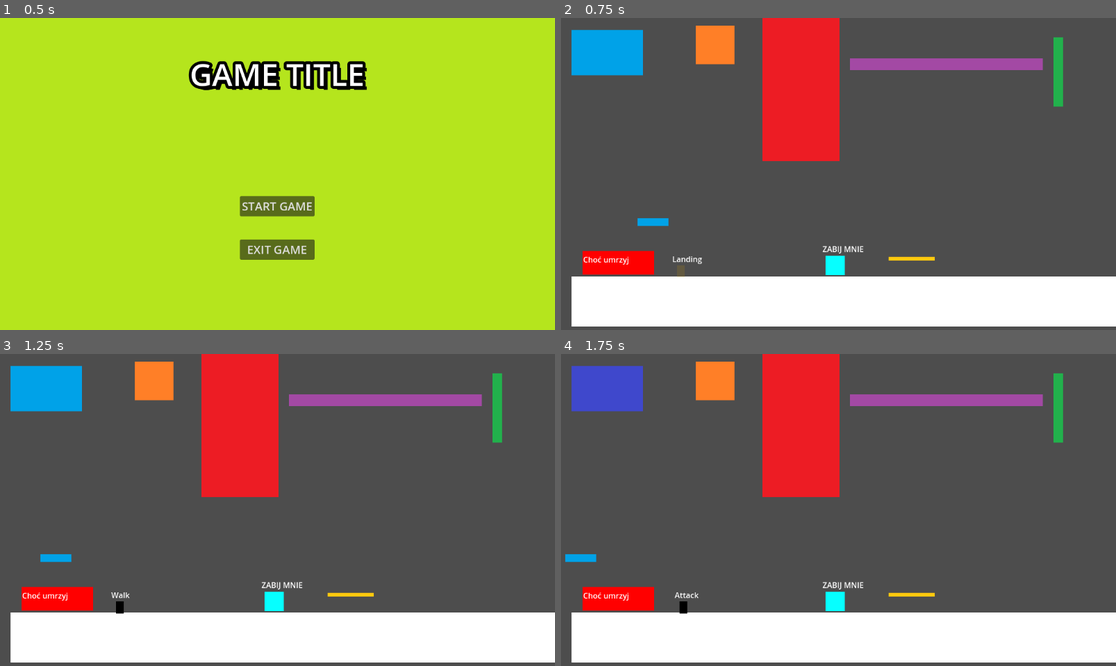
Above: before the commit, frames 1-4 (two rows, left to right).
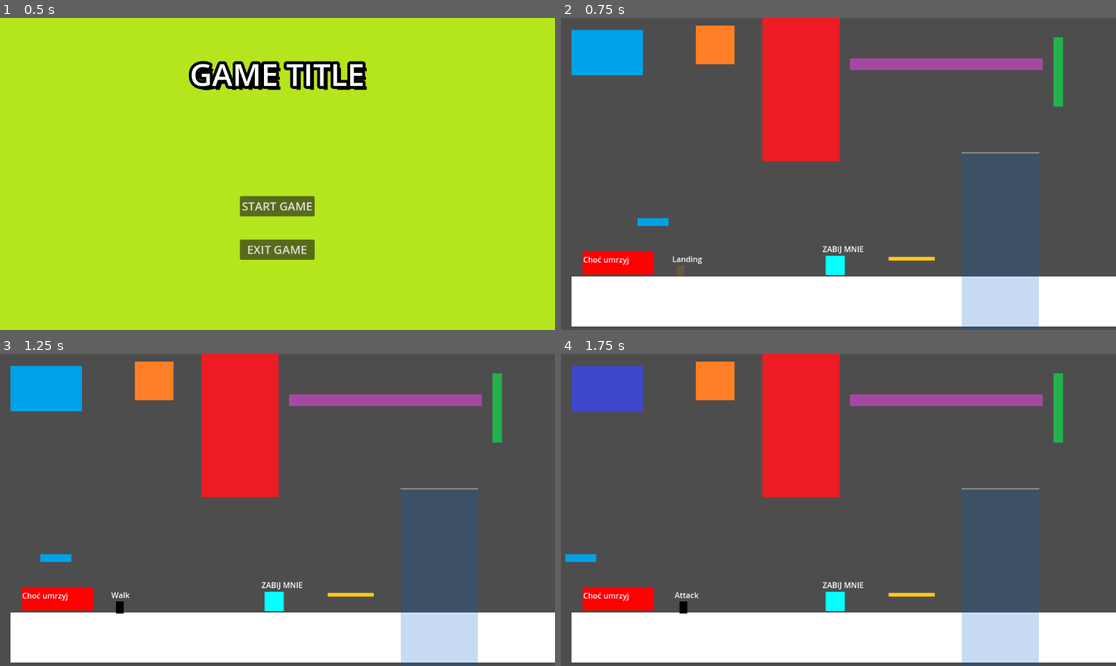
Above: after the commit, the same moments.

Repository: JohnnyArachnid/GameJam2024
Game: Godot game, scene res://nodes/main/main.tscn
Two runs of this game, one before a commit and one after it. Both use one fixed random seed, a clock stepped at 60 frames per second and the inputs below.
Inputs (mouse positions are in pixels of both pictures, inside the frame that each line leads up to):
- Up to frame 1 (0.5 s): no input
- Up to frame 2 (0.75 s): click "START GAME" at 0.5 s
- Up to frame 3 (1.25 s): no input
- Up to frame 4 (1.75 s): move the mouse to (960, 494) at 1.27 s; press the mouse at (960, 494) at 1.28 s; hold D (move_right) from 1.28 s (still down); tap Space (jump) at 1.52 s

Frame 1 is identical in both runs. In frame 2, 7.9% of the frame differs, in the area x 72-87%, y 42-100%; in frame 3, 7.9%; in frame 4, 7.9%.

Commit message:
Working Water

Diff:
--- /dev/null
+++ b/nodes/elements/water/Water_Body.gd
@@ -0,0 +1,130 @@
+extends Node2D
+
+@export var k = 0.015
+@export var d = 0.03
+@export var spread = 0.2
+
+var springs = []
+var passes = 12
+
+@export var distance_between_springs = 32
+@export var spring_number = 6
+
+var water_lenght = distance_between_springs * spring_number
+
+@onready var water_spring = preload("res://nodes/elements/water/Water_Spring.tscn")
+
+@export var depth = 1000
+var target_height = global_position.y
+
+var bottom = target_height + depth
+
+@onready var water_polygon = $Water_Polygon
+
+@onready var water_border = $Water_Border
+@export var border_thickness = 1.1
+
+@onready var collisionShape = $Water_Body_Area/CollisionShape2D
+@onready var water_body_area = $Water_Body_Area
+
+func _ready():
+	water_border.width = border_thickness
+
+	spread = spread / 1000
+
+	for i in range(spring_number):
+		var x_position = distance_between_springs * i
+		var w = water_spring.instantiate()
+		add_child(w)
+		springs.append(w)
+		w.initialize(x_position, i)
+		w.set_collision_width(distance_between_springs)
+		w.connect("splash", Callable(self, "splash"))
+
+	var total_lenght = distance_between_springs * (spring_number - 1)
+
+	var rectangle = RectangleShape2D.new().duplicate()
+
+	var position = Vector2(total_lenght / 2, depth / 2)
+	var rect_extents = Vector2(total_lenght, depth)
+
+	water_body_area.position = position
+	rectangle.set_size(rect_extents)
+	collisionShape.set_shape(rectangle)
+
+func _physics_process(delta):
+
+	for i in springs:
+		i.water_update(k,d)
+
+	var left_deltas = []
+	var right_deltas = []
+
+	for i in range (springs.size()):
+		left_deltas.append(0)
+		right_deltas.append(0)
+		pass
+
+	for j in range(passes):
+		for i in range(springs.size()):
+			if i > 0:
+				left_deltas[i] = spread * (springs[i].height - springs[i-1].height)
+				springs[i-1].velocity += left_deltas[i]
+			if i < springs.size()-1:
+				right_deltas[i] = spread * (springs[i].height - springs[i+1].height)
+				springs[i+1].velocity += right_deltas[i]
+	new_border()
+	draw_water_body()
+
+
+func draw_water_body():
+
+	var curve = water_border.curve
+
+	var points = Array(curve.get_baked_points())
+
+	var water_polygon_points = points
+
+	var first_index = 0
+	var last_index = water_polygon_points.size()-1
+
+	water_polygon_points.append(Vector2(water_polygon_points[last_index].x, bottom))
+	water_polygon_points.append(Vector2(water_polygon_points[first_index].x, bottom))
+
+	water_polygon_points = PackedVector2Array(water_polygon_points)
+
+	water_polygon.set_polygon(water_polygon_points)
+	water_polygon.set_uv(water_polygon_points)
+	pass
+
+func new_border():
+
+	var curve = Curve2D.new().duplicate()
+
+	var surface_points = []
+	for i in range(springs.size()):
+		surface_points.append(springs[i].position)
+
+	for i in range(surface_points.size()):
+		curve.add_point(surface_points[i])
+
+	water_border.curve = curve
+	water_border.smooth(true)
+	water_border.queue_redraw()
+	pass
+
+func splash(index, speed):
+	if index >= 0 and index < springs.size():
+		springs[index].velocity += speed
+	pass
+
+
+func _on_water_body_area_body_entered(body):
+	if (body.name == "player"):
+		body.is_in_water = true
+	pass
+
+func _on_water_body_area_body_exited(body):
+	if (body.name == "player"):
+		body.is_in_water = false
+	pass
--- /dev/null
+++ b/nodes/elements/water/Water_Body.tscn
@@ -0,0 +1,28 @@
+[gd_scene load_steps=4 format=3 uid="uid://dxy2mm6bevgso"]
+
+[ext_resource type="Script" path="res://nodes/elements/water/Water_Body.gd" id="2"]
+[ext_resource type="Script" path="res://nodes/elements/water/smooth_path_modified.gd" id="3"]
+
+[sub_resource type="Curve2D" id="1"]
+
+[node name="Water_Body" type="Node2D"]
+script = ExtResource("2")
+
+[node name="Water_Polygon" type="Polygon2D" parent="."]
+color = Color(0, 0.368627, 0.760784, 0.219608)
+
+[node name="Water_Border" type="Path2D" parent="."]
+curve = SubResource("1")
+script = ExtResource("3")
+color = Color(1, 1, 1, 0.396078)
+
+[node name="Water_Body_Area" type="Area2D" parent="."]
+collision_layer = 3
+collision_mask = 3
+
+[node name="CollisionShape2D" type="CollisionShape2D" parent="Water_Body_Area"]
+light_mask = 3
+visibility_layer = 3
+
+[connection signal="body_entered" from="Water_Body_Area" to="." method="_on_water_body_area_body_entered"]
+[connection signal="body_exited" from="Water_Body_Area" to="." method="_on_water_body_area_body_exited"]
--- /dev/null
+++ b/nodes/elements/water/Water_Spring.gd
@@ -0,0 +1,54 @@
+extends Node2D
+
+var velocity = 0
+
+var force = 0
+
+var height = 0
+
+var target_height = 0
+
+@onready var collision = $Area2D/CollisionShape2D
+
+var index = 0
+
+var motion_factor = 0.015
+
+signal splash
+
+func water_update(spring_constant, dampening):
+	height = position.y
+
+	var x = height - target_height
+
+	var loss = -dampening * velocity
+
+	force = - spring_constant * x + loss
+
+	velocity += force
+
+	position.y += velocity
+	pass
+
+func initialize(x_position,id):
+	height = position.y
+	target_height = position.y
+	velocity = 0
+	position.x = x_position
+	index = id
+
+func set_collision_width(value):
+
+	var extents = collision.shape.get_size()
+
+	var new_extents = Vector2(value/2, extents.y)
+
+	collision.shape.set_size(new_extents)
+	pass
+
+
+func _on_Area2D_body_entered(body):
+	if (body.name == "player"):
+		var speed = body.velocity.y * motion_factor
+		emit_signal("splash",index,speed)
+	pass
--- /dev/null
+++ b/nodes/elements/water/Water_Spring.tscn
@@ -0,0 +1,24 @@
+[gd_scene load_steps=4 format=3 uid="uid://dee2ersnkb6gm"]
+
+[ext_resource type="Texture2D" uid="uid://r6jsl20k4bn5" path="res://nodes/elements/water/temp_1.png" id="1"]
+[ext_resource type="Script" path="res://nodes/elements/water/Water_Spring.gd" id="2"]
+
+[sub_resource type="RectangleShape2D" id="1"]
+size = Vector2(13.5935, 3.15664)
+
+[node name="Water_Spring" type="Node2D" groups=["spring"]]
+script = ExtResource("2")
+
+[node name="Sprite2D" type="Sprite2D" parent="."]
+visible = false
+texture = ExtResource("1")
+
+[node name="Area2D" type="Area2D" parent="."]
+collision_layer = 3
+collision_mask = 3
+
+[node name="CollisionShape2D" type="CollisionShape2D" parent="Area2D"]
+shape = SubResource("1")
+
+[connection signal="body_entered" from="Area2D" to="." method="_on_Area2D_body_entered"]
+[connection signal="body_exited" from="Area2D" to="." method="_on_area_2d_body_exited"]
--- /dev/null
+++ b/nodes/elements/water/smooth_path_modified.gd
@@ -0,0 +1,46 @@
+class_name SmoothPath1
+extends Path2D
+
+@export var spline_length = 8
+@export var _smooth: bool: set = smooth
+@export var _straighten: bool: set = straighten
+@export var color: Color = Color(1,1,1,1)
+var width = 8
+
+func straighten(value):
+	if not value: return
+	for i in range(curve.get_point_count()):
+		curve.set_point_in(i, Vector2())
+		curve.set_point_out(i, Vector2())
+
+func smooth(value):
+	if not value: return
+
+	var point_count = curve.get_point_count()
+	for i in point_count:
+		if i >0 and i < point_count-1:
+			var spline = _get_spline(i)
+			curve.set_point_in(i, -spline)
+			curve.set_point_out(i, spline)
+
+func _get_spline(i):
+
+	var last_point = _get_point(i - 1)
+	var next_point = _get_point(i + 1)
+	var spline = last_point.direction_to(next_point) * spline_length
+	return spline
+
+func _get_point(i):
+	var point_count = curve.get_point_count()
+	i = wrapi(i, 0, point_count )
+	if i >1 and i < point_count-1:
+		return curve.get_point_position(i)
+	elif i <= 1:
+		return Vector2(curve.get_point_position(1).x - spline_length,curve.get_point_position(1).y)
+	elif i >= point_count-1:
+		return Vector2(curve.get_point_position(point_count-1).x + spline_length,curve.get_point_position(point_count-1).y)
+
+func _draw():
+	var points = curve.get_baked_points()
+	if points:
+		draw_polyline(points, color, width, true)
--- a/nodes/game/game.tscn
+++ b/nodes/game/game.tscn
@@ -10,6 +10,7 @@
 [ext_resource type="PackedScene" uid="uid://db6g0h0a4bxo3" path="res://nodes/elements/bulding_elements/moving_platform.tscn" id="8_jop3e"]
 [ext_resource type="PackedScene" uid="uid://bvv5isyge0rnd" path="res://nodes/elements/bulding_elements/moving_platform_lever.tscn" id="9_mx861"]
 [ext_resource type="PackedScene" uid="uid://dpjfdk0evcadr" path="res://nodes/elements/bulding_elements/one_way_platform.tscn" id="10_7tncs"]
+[ext_resource type="PackedScene" uid="uid://dxy2mm6bevgso" path="res://nodes/elements/water/Water_Body.tscn" id="11_k4hoq"]
 
 [node name="Game" type="Node2D"]
 script = ExtResource("1_fiell")
@@ -17,9 +18,14 @@
 [node name="Lvl" parent="." instance=ExtResource("2_72e12")]
 position = Vector2(17, 117)
 
+[node name="Water_Body" parent="." instance=ExtResource("11_k4hoq")]
+position = Vector2(832, 280)
+
 [node name="player" parent="." instance=ExtResource("3_syob8")]
 light_mask = 2
 position = Vector2(249, 512)
+collision_layer = 3
+collision_mask = 3
 
 [node name="BlackHole" parent="." instance=ExtResource("4_gwnpj")]
 position = Vector2(96, 72)
--- a/nodes/game/player/player.gd
+++ b/nodes/game/player/player.gd
@@ -4,8 +4,9 @@
 
 signal die
 
-const SPEED = 300.0
-const JUMP_VELOCITY = -400.0
+@export var SPEED = 300.0
+@export var JUMP_VELOCITY = -400.0
+@export var speed_in_water : float = 150.0
 
 var gravity = ProjectSettings.get_setting("physics/2d/default_gravity")
 
@@ -26,7 +27,10 @@
 	if not is_dead :
 		var direction = Input.get_axis("move_left", "move_right")
 		if direction and character_state_machine.check_if_can_move():
-			velocity.x = direction * SPEED
+			if (not is_in_water):
+				velocity.x = direction * SPEED
+			else:
+				velocity.x = direction * speed_in_water
 		else:
 			velocity.x = move_toward(velocity.x, 0, SPEED)
 
Binary file added: nodes/elements/water/temp_1.png
Not shown, added: nodes/elements/water/temp_1.png.import
Not shown: 1 places in nodes/game/game.tscn that only renumber resources
Not shown, added: nodes/elements/water/Wat97D.tmp
